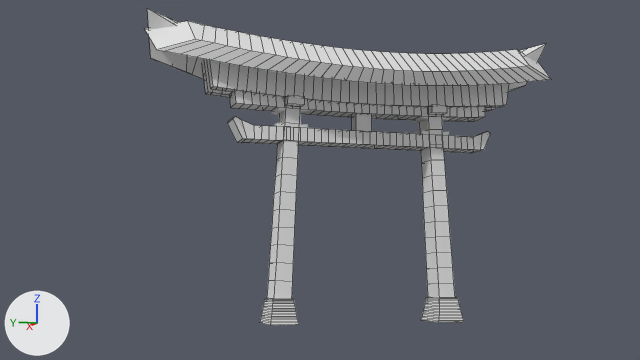
One commit to the Blender file torii2.blend: the scene before it, then after it.
Before and after are seen from the file's camera 'Camera'. Lighting does not change. The marker at lower left points along +X, +Y and +Z. Mesh edges are drawn as thin lines on the coarser meshes.

Before the edit, the objects in view are built like this:
```python
ob_cube = bpy.data.objects.new('Cube', me_cube_002)
ob_cube.location = (-0.46, 0.79, 4.0)
ob_cube.rotation_euler = (0.0524, 0.0, 0.0)  # degrees (3, 0, 0)
ob_cube.scale = (1.58, 1.0, 1.51)
ob_cube_002 = bpy.data.objects.new('Cube.002', me_cube_004)
ob_cube_002.location = (-0.46, -11.17, 4.0)
ob_cube_002.rotation_euler = (-0.0524, 0.0, 0.0)  # degrees (-3, 0, 0)
ob_cube_002.scale = (1.58, 1.0, 1.51)
ob_cube_007 = bpy.data.objects.new('Cube.007', me_cube_022)
ob_cube_007.location = (3.07, -5.25, 12.93)
ob_cube_007.rotation_euler = (1.571, -0.646, 0.0)  # degrees (90, -37, 0)
ob_cube_007.scale = (0.921, 1.17, 1.17)
ob_cube_008 = bpy.data.objects.new('Cube.008', me_cube_010)
ob_cube_008.location = (-0.46, 1.13, -3.15)
ob_cube_008.scale = (1.39, 0.88, 0.88)
ob_cube_009 = bpy.data.objects.new('Cube.009', me_cube_011)
ob_cube_009.location = (-0.46, -11.54, -3.15)
ob_cube_009.scale = (1.39, 0.88, 0.88)
ob_cube_012 = bpy.data.objects.new('Cube.012', me_cube_016)
ob_cube_012.location = (0.57, -5.2, 12.73)
ob_cube_012.rotation_euler = (1.571, 0.0, 0.0)  # degrees (90, 0, 0)
ob_cube_012.scale = (0.791, 1.0, 1.0)
ob_cube_018 = bpy.data.objects.new('Cube.018', me_cube_021)
ob_cube_018.location = (-4.11, -5.2, 13.87)
ob_cube_018.rotation_euler = (1.571, 0.925, 0.0)  # degrees (90, 53, 0)
ob_cube_018.scale = (0.921, 1.17, 1.17)
# also in view: 'Cube.006' at (-1.3, -5.2, 13.8); 'Cube.001' at (-0.5, -5.2, 9.5); 'Cube.005' at (-0.5, -5.2, 11.9); 'Cube.011' at (-0.4, -13.4, 9.8); 'Cube.013' at (-0.5, 2.7, 9.8)
```
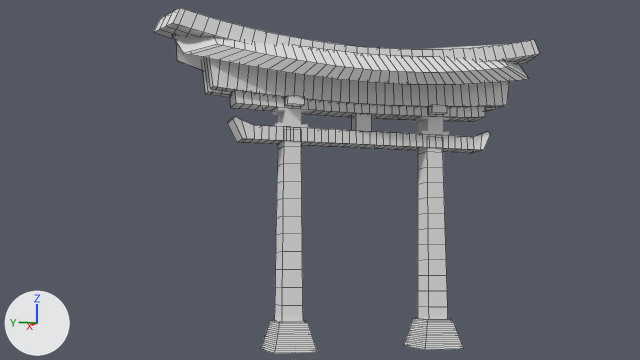
The edits, one by one:
Mesh me_cube_023 is new.
It has 368 vertices, 327 faces, 2 loose edges and spans x -0.6..0.6, y -1.5..1.5, z -12.2..12.2.
Object 'Cube' (ob_cube) turns from (3, 0, 0) to (0, 0, 0) degrees about x, y and z.
Object 'Cube' (ob_cube) moves from (-0.46, 0.79, 4.0) to (-0.46, 0.42, 2.29).
Object 'Cube' (ob_cube) is rescaled from (1.58, 1.0, 1.51) to (1.58, 1.2, 1.51).
Object 'Cube.002' (ob_cube_002) turns from (-3, 0, 0) to (0, 0, 0) degrees about x, y and z.
Object 'Cube.002' (ob_cube_002) moves from (-0.46, -11.17, 4.0) to (-0.46, -10.76, 2.27).
Object 'Cube.002' (ob_cube_002) is rescaled from (1.58, 1.0, 1.51) to (1.58, 1.2, 1.51).
Object 'Cube.008' (ob_cube_008) moves from (-0.46, 1.13, -3.15) to (-0.46, -10.76, -4.88).
Object 'Cube.008' (ob_cube_008) is rescaled from (1.39, 0.88, 0.88) to (1.66, 1.27, 1.05).
Object 'Cube.009' (ob_cube_009) moves from (-0.46, -11.54, -3.15) to (-0.46, 0.42, -4.88).
Object 'Cube.009' (ob_cube_009) is rescaled from (1.39, 0.88, 0.88) to (1.66, 1.27, 1.05).
Object 'Cube.009' (ob_cube_009) has a SIMPLE_DEFORM modifier named 'SimpleDeform'.
On modifier 'SimpleDeform' of object 'Cube.009' (ob_cube_009), factor goes from -0.3 to -0.41.
On modifier 'SimpleDeform' of object 'Cube.009' (ob_cube_009), angle goes from -0.3 to -0.41.
Object 'Cube.018' (ob_cube_018) moves from (-4.11, -5.2, 13.87) to (-3.65, -5.2, 13.91).
Object 'Cube.018' (ob_cube_018) is rescaled from (0.921, 1.17, 1.17) to (0.809, 1.02, 1.02).
Object 'Cube.007' (ob_cube_007) moves from (3.07, -5.25, 12.93) to (2.65, -5.24, 13.09).
Object 'Cube.007' (ob_cube_007) is rescaled from (0.921, 1.17, 1.17) to (0.809, 1.02, 1.02).
Object 'Cube.019' (ob_cube_019) is new; it shows me_cube_023.
Its location is (-0.09, -5.2, 15.61).
Its rotation in degrees is (90, 90, 0).
Its scale is (0.994, 1.26, 1.26).
It gains a SIMPLE_DEFORM modifier named 'SimpleDeform'.
Modifier setting: deform_method = 'BEND'.
Modifier setting: deform_axis = 'Y'.
Modifier setting: factor = -0.654.
Modifier setting: angle = -0.654.

What differs and where, as boxes [x1, y1, x2, y2] in the pictures (640 x 360 px):
'Cube.018', moved, rescaled: before [145, 21, 551, 86]; after [172, 35, 529, 85]
'Cube', moved, rescaled, turned: before [267, 120, 298, 299]; after [274, 141, 303, 322]
'Cube.002', moved, rescaled, turned: before [421, 148, 455, 298]; after [418, 147, 448, 319]
'Cube.019', added: after [154, 8, 540, 64]
'Cube.009', moved, rescaled, modifiers changed (30% wider, 31% taller): before [421, 297, 464, 322]; after [261, 320, 317, 353]
'Cube.008', moved, rescaled (52% wider, 18% taller): before [260, 298, 299, 325]; after [404, 318, 464, 350]
'Cube.007', moved, rescaled: before [147, 9, 547, 92]; after [176, 35, 518, 71]
